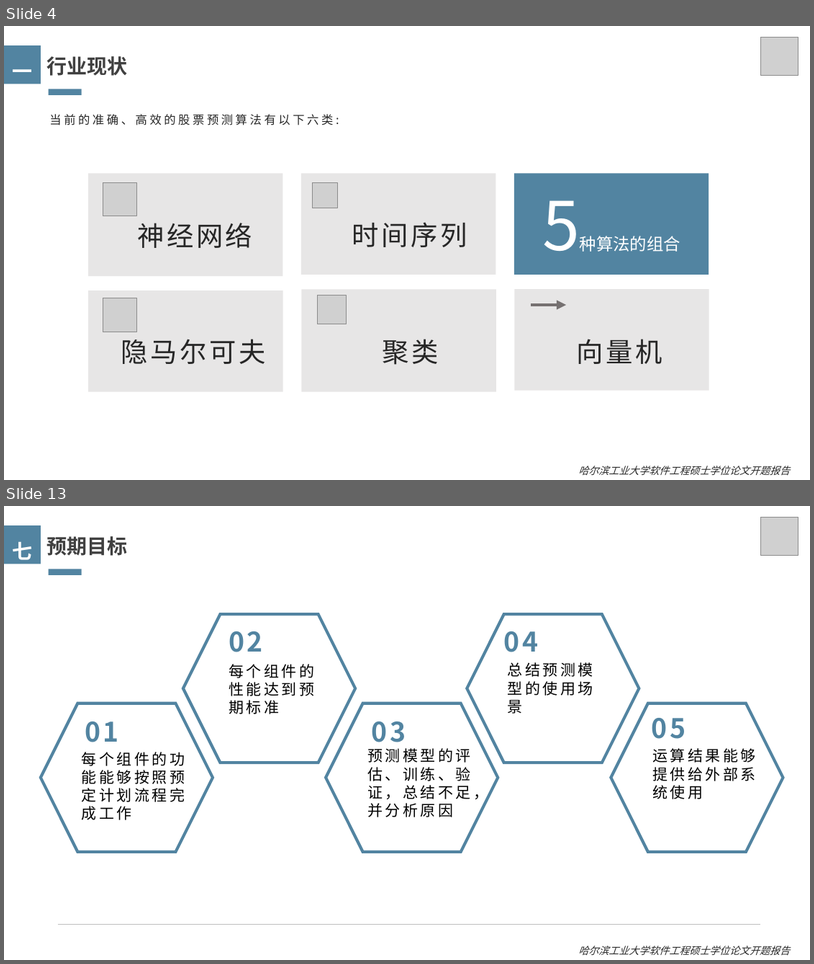
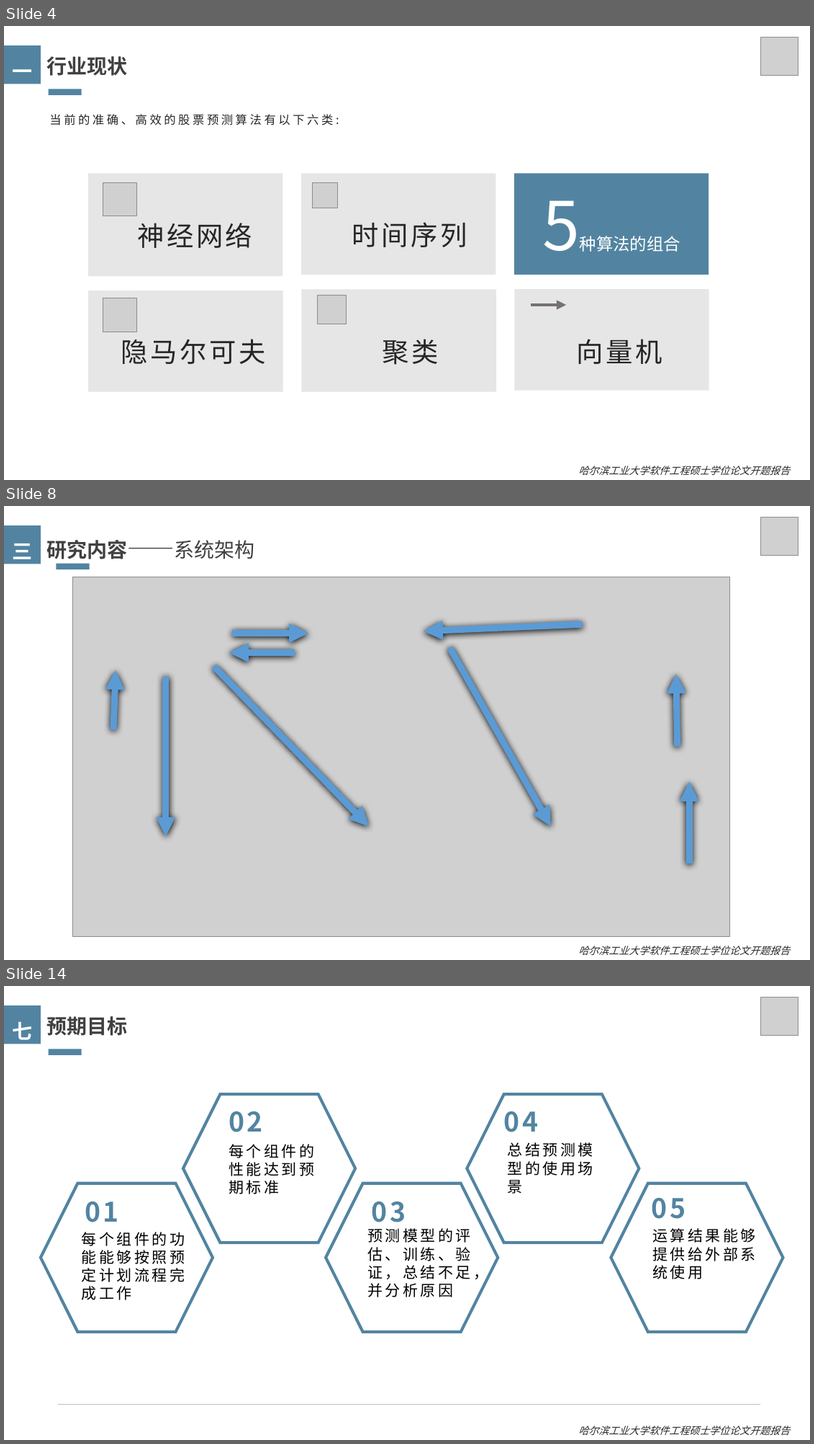
Before and after one commit to xiaopangwei/hitdb-stock-forecast-parent, a slide deck: document/opening/论文.pptx. Shown one above the other, each under a label of ours: slides 4 and 13 before the commit, slides 4, 8 and 14 after it; the slides between them are not shown. The pictures are 814x964 and 814x1444 pixels, drawn with LibreOffice and Linux fonts; fonts in the diff are those of the drawing; grey boxes stand for pictures. Boxes give left, top, right and bottom in pixels: in the first picture for what was removed or moved away, otherwise in the second. Text is boxed around its words. In the diff, an @@ line names an element or a change of style, - is before the commit and + after.

```diff
--- a/document/opening/论文.pptx
+++ b/document/opening/论文.pptx
@@ slide 8 added at [4, 506, 810, 960], background #FFFFFF @@
@@ rectangle added at [4, 525, 41, 564], fill #5284A1, 24 pt, text #FFFFFF, bold @@
+三
@@ picture added at [761, 517, 799, 555] @@
@@ text added at [46, 540, 255, 559], 24 pt, text #404040 @@
+研究内容——系统架构
@@ rectangle added at [56, 564, 89, 569], fill #5284A1 @@
@@ picture added at [73, 577, 730, 936] @@
@@ arrow added from (232, 633) to (309, 633), #5B9BD5 7.75 pt @@
@@ arrow added from (582, 624) to (424, 631), #5B9BD5 7.75 pt @@
@@ arrow added from (295, 652) to (229, 652), #5B9BD5 7.75 pt @@
@@ arrow added from (450, 648) to (551, 826), #5B9BD5 7.75 pt @@
@@ arrow added from (113, 730) to (116, 670), #5B9BD5 7.75 pt @@
@@ arrow added from (165, 677) to (165, 836), #5B9BD5 7.75 pt @@
@@ arrow added from (214, 667) to (369, 826), #5B9BD5 7.75 pt @@
@@ arrow added from (678, 746) to (676, 674), #5B9BD5 7.75 pt @@
@@ arrow added from (690, 864) to (690, 782), #5B9BD5 7.75 pt @@
@@ text added at [579, 945, 790, 955], 12 pt, text #262626, italic @@
+哈尔滨工业大学软件工程硕士学位论文开题报告
@@ what was slide 13 is now slide 14 @@
```
Also in this commit, not shown: 11 slides changed, 33 other files.
